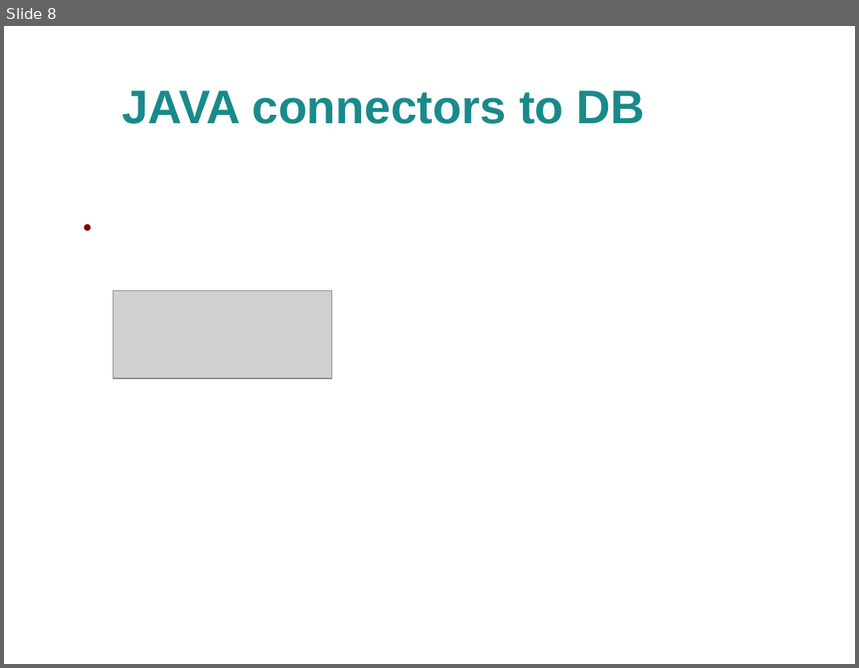
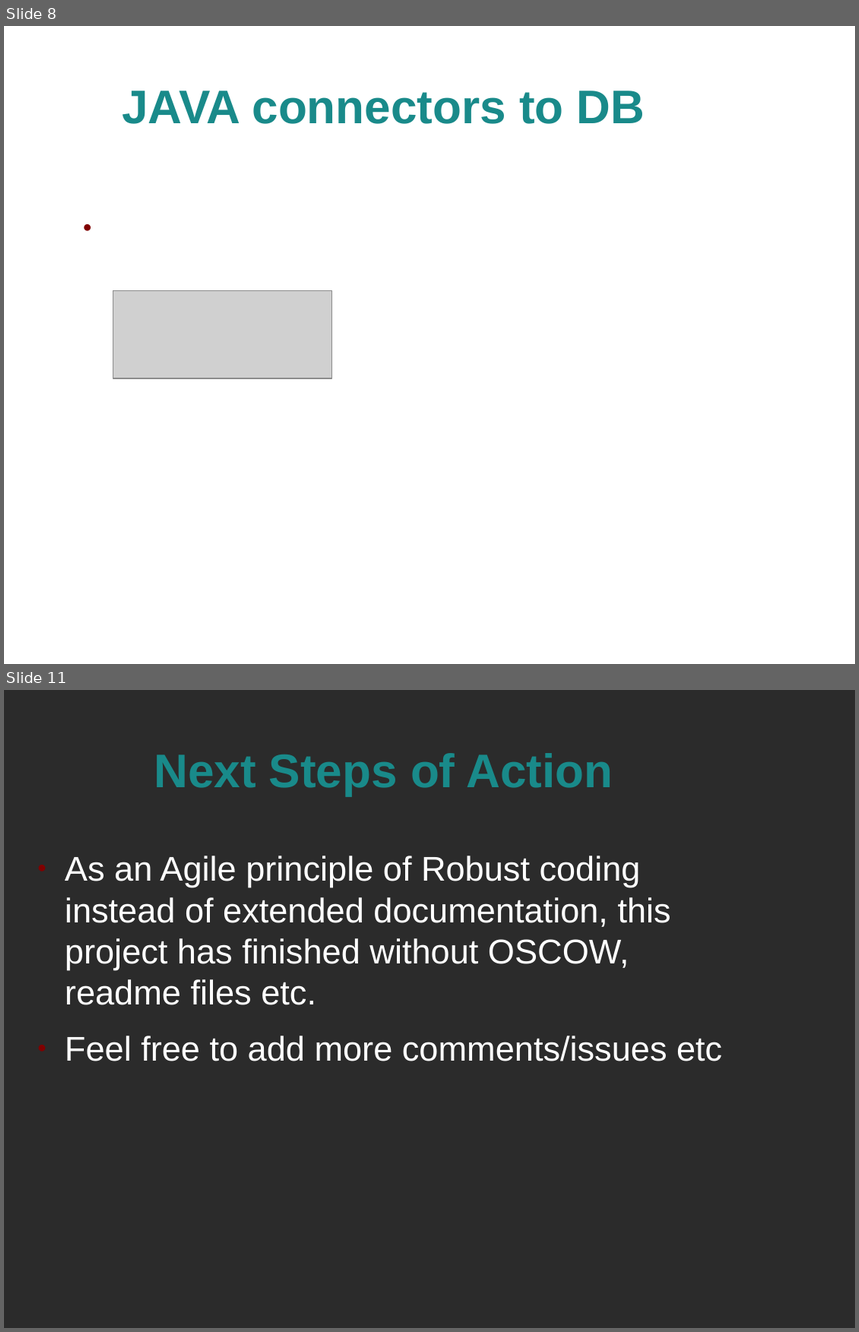
Before and after one commit to voytus/IMS-Starter, a slide deck: Documentation/presentation.odp. Shown one above the other, each under a label of ours: slide 8 before the commit, slides 8 and 11 after it; the slides between them are not shown. The pictures are 859x668 and 859x1332 pixels, drawn with LibreOffice and Linux fonts; fonts in the diff are those of the drawing; grey boxes stand for pictures; background and template pictures are left out; a plain dark background stands for a picture behind light text. Boxes give left, top, right and bottom in pixels: in the first picture for what was removed or moved away, otherwise in the second. Text is boxed around its words. In the diff, an @@ line names an element or a change of style, - is before the commit and + after.

```diff
--- a/Documentation/presentation.odp
+++ b/Documentation/presentation.odp
@@ slide 11 added at <box>4,690,855,1328</box>, background picture (left out) @@
@@ title added at <box>154,753,614,796</box>, 44 pt, text #198A8A, bold @@
+Next Steps of Action
@@ text added at <box>65,856,722,1062</box>, 32 pt, text #FFFFFF @@
+● As an Agile principle of Robust coding instead of extended documentation, this project has finished without OSCOW, readme files etc.
+● Feel free to add more comments/issues etc
```
Also in this commit, not shown: 3 slides changed, 1 other slide added, 1 slide removed.
